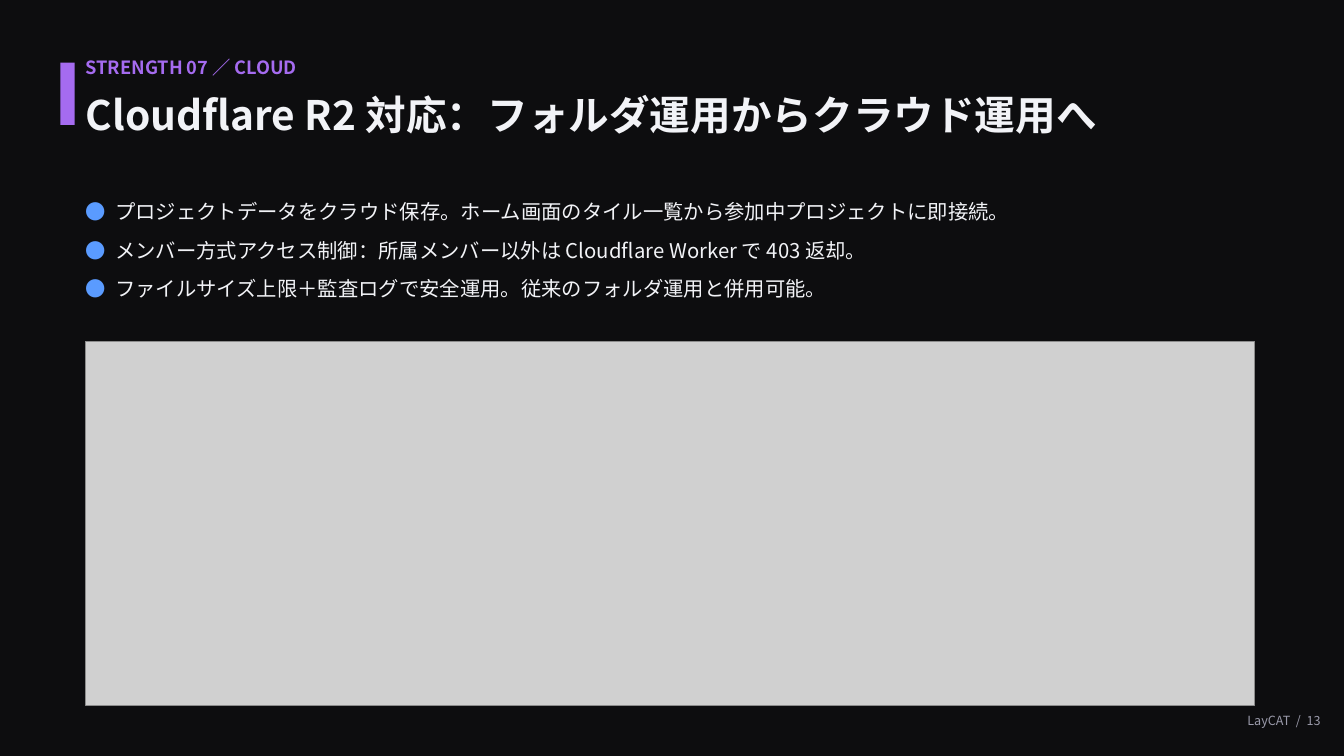
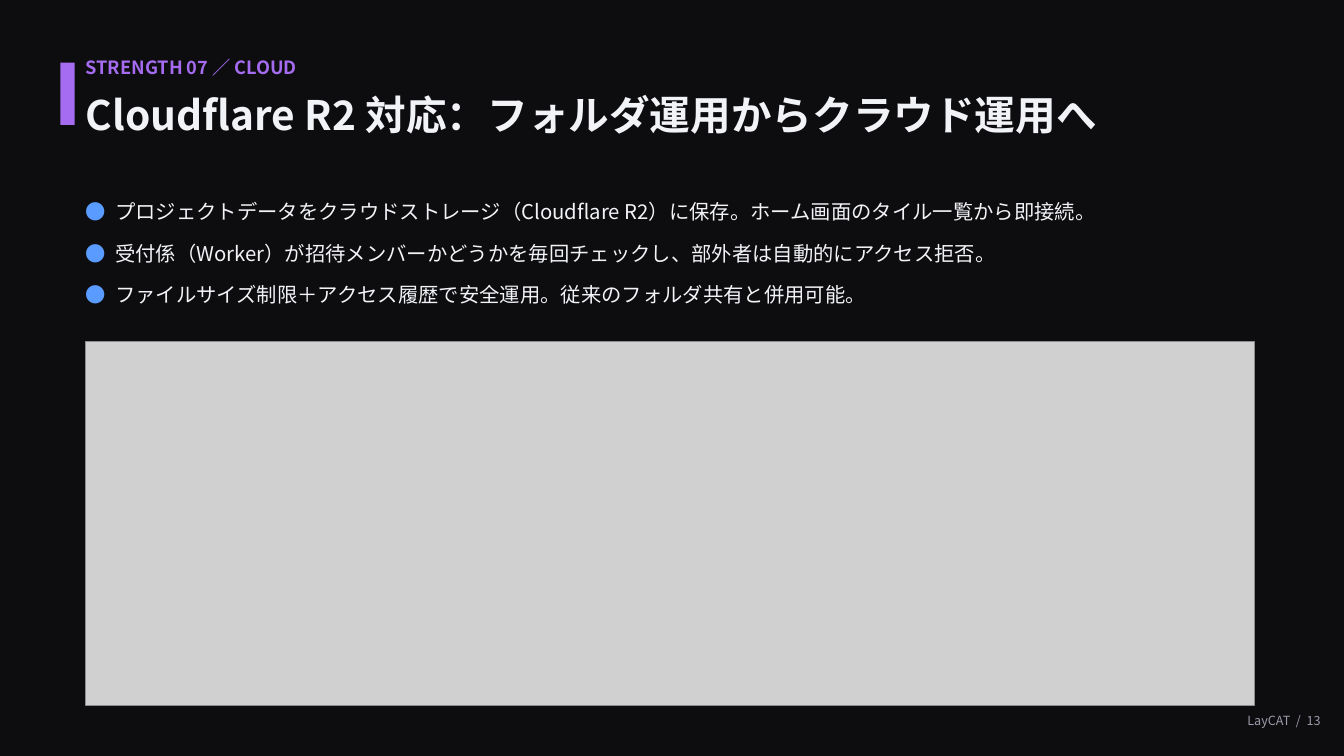
Before and after one commit to ogshaw03/lay_cat, a slide deck: slide 13 of LayCAT_紹介プレゼン.pptx. Drawn at 1344x756 pixels with LibreOffice and Linux fonts; fonts in the diff are those of the drawing; grey boxes stand for pictures. Boxes give left, top, right and bottom in pixels: in the first picture for what was removed or moved away, otherwise in the second. Text is boxed around its words. In the diff, an @@ line names an element or a change of style, - is before the commit and + after.

```diff
--- a/LayCAT_紹介プレゼン.pptx
+++ b/LayCAT_紹介プレゼン.pptx
@@ text at box(115, 201, 1096, 304): text changed @@
-● プロジェクトデータをクラウド保存。ホーム画面のタイル一覧から参加中プロジェクトに即接続。
-● メンバー方式アクセス制御：所属メンバー以外は Cloudflare Worker で 403 返却。
-● ファイルサイズ上限＋監査ログで安全運用。従来のフォルダ運用と併用可能。
+● プロジェクトデータをクラウドストレージ（Cloudflare R2）に保存。ホーム画面のタイル一覧から即接続。
+● 受付係（Worker）が招待メンバーかどうかを毎回チェックし、部外者は自動的にアクセス拒否。
+● ファイルサイズ制限＋アクセス履歴で安全運用。従来のフォルダ共有と併用可能。
```
Also in this commit, not shown: 2 other slides changed.
